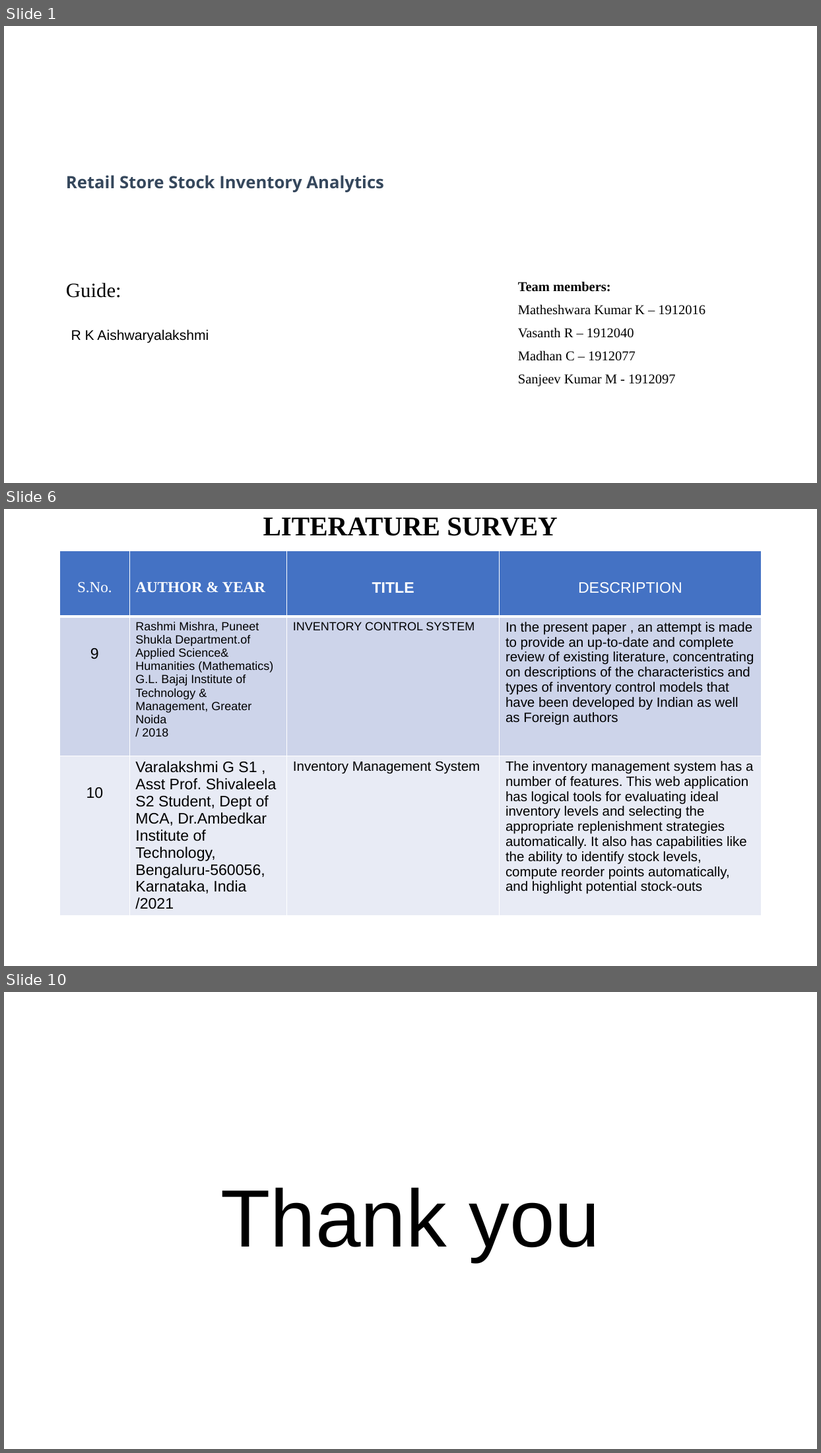
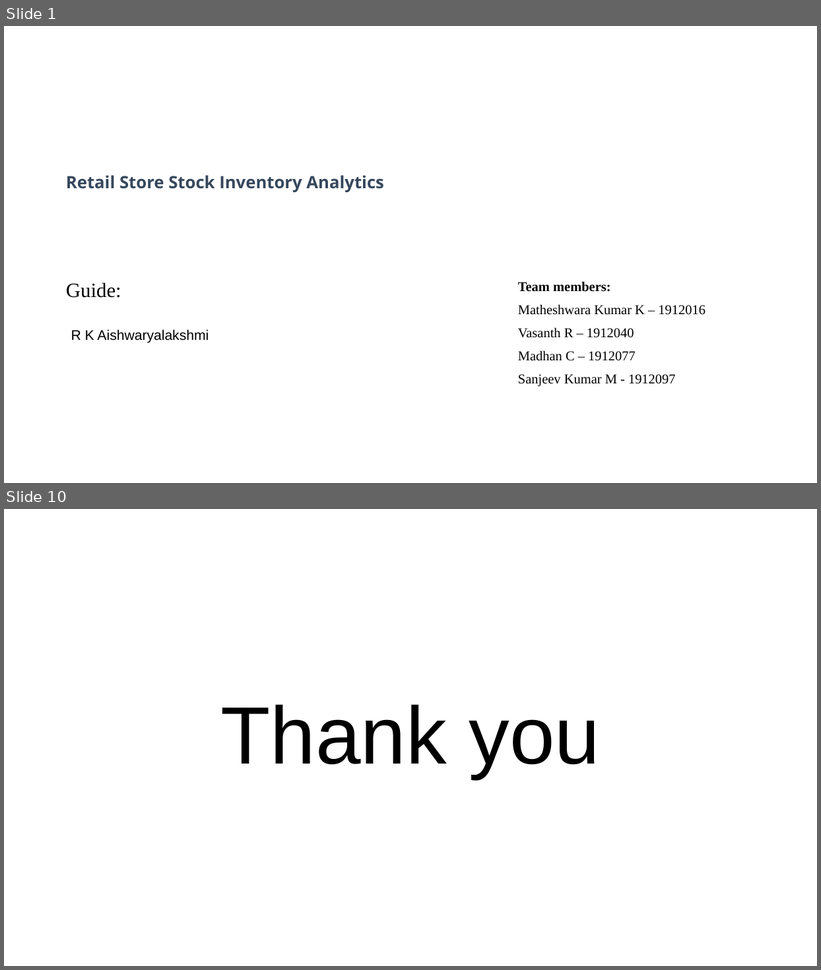
Before and after one commit to IBM-EPBL/IBM-Project-24284-1659940973, a slide deck: Retail Store Stock Inventory Analytics.pptx. Shown one above the other, each under a label of ours: slides 1, 6 and 10 before the commit, slides 1 and 10 after it; the slides between them are not shown. The pictures are 821x1453 and 821x970 pixels, drawn with LibreOffice and Linux fonts; fonts in the diff are those of the drawing. Boxes give left, top, right and bottom in pixels: in the first picture for what was removed or moved away, otherwise in the second. Text is boxed around its words. In the diff, an @@ line names an element or a change of style, - is before the commit and + after.

```diff
--- a/Retail Store Stock Inventory Analytics.pptx
+++ b/Retail Store Stock Inventory Analytics.pptx
@@ slide 6 removed at <box>4,509,817,966</box>, background #FFFFFF @@
@@ title removed at <box>263,517,557,536</box> @@
-LITERATURE SURVEY
@@ table removed at <box>60,551,762,912</box>, 3 rows, 4 columns @@
-S.No. | AUTHOR & YEAR | TITLE | DESCRIPTION
-9 | Rashmi Mishra, Puneet Shukla Department.of Applied Science& Humanities (Mathematics) G.L. Bajaj Institute of Technology & Management, Greater Noida / / 2018 | INVENTORY CONTROL SYSTEM | In the present paper , an attempt is made to provide an up-to-date and complete review of existing literature, concentrating on descriptions of the characteristics and types of inventory control models that have been developed by Indian as well as Foreign authors
-10 | Varalakshmi G S1 , Asst Prof. Shivaleela S2 Student, Dept of MCA, Dr.Ambedkar Institute of Technology, Bengaluru-560056, Karnataka, India /2021 | Inventory Management System | The inventory management system has a number of features. This web application has logical tools for evaluating ideal inventory levels and selecting the appropriate replenishment strategies automatically. It also has capabilities like the ability to identify stock levels, compute reorder points automatically, and highlight potential stock-outs
```
Also in this commit, not shown: 6 slides changed, 2 slides added, 1 other slide removed.
